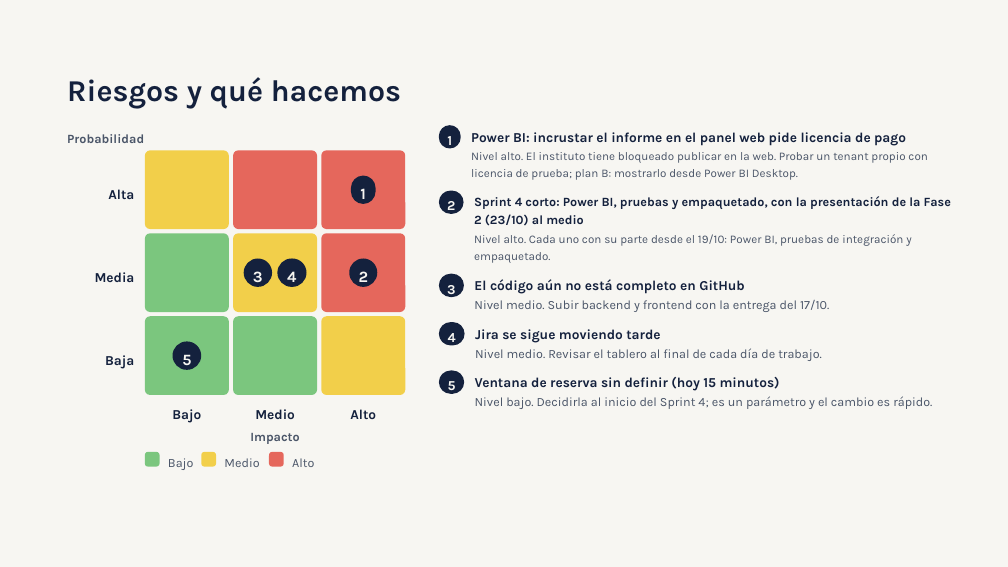
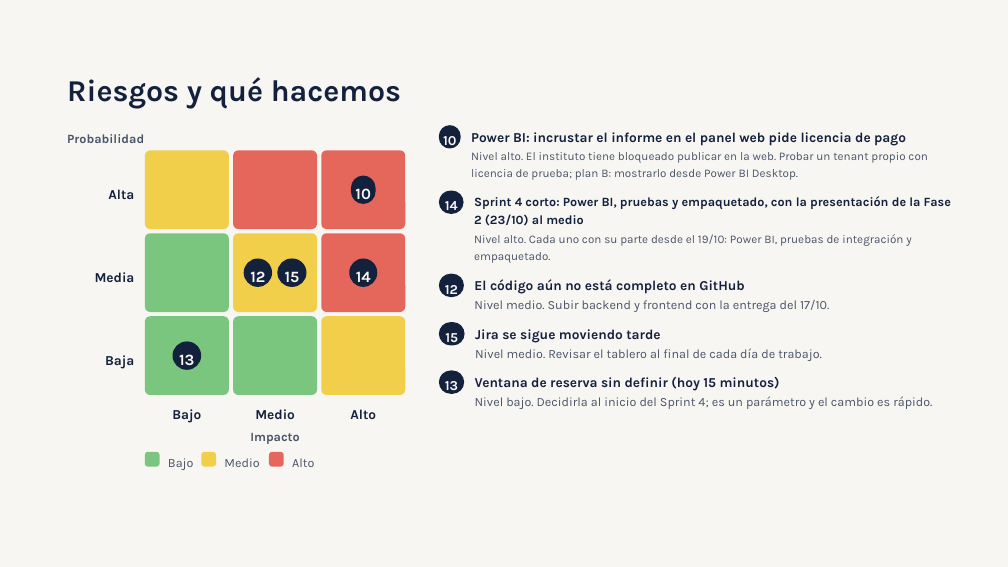
Before and after one commit to CarlosFRS24/Capstone_011V_Grupo_06, a slide deck: slide 7 of Fase 2/Seguimiento Semanal/Seguimiento semanal 16_10_26.pptx. Drawn at 1008x567 pixels with LibreOffice and Linux fonts; fonts in the diff are those of the drawing. Boxes give left, top, right and bottom in pixels: in the first picture for what was removed or moved away, otherwise in the second. Text is boxed around its words. In the diff, an @@ line names an element or a change of style, - is before the commit and + after.

Commit message:
Cierre del Sprint 4, Correción de Riesgos en pptx de seguimiento semanal

```diff
--- a/Fase 2/Seguimiento Semanal/Seguimiento semanal 16_10_26.pptx
+++ b/Fase 2/Seguimiento Semanal/Seguimiento semanal 16_10_26.pptx
@@ text in freeform shape at [443,136,456,149]: text changed @@
-1
+10
@@ text in freeform shape at [355,188,371,205]: text changed @@
-1
+10
@@ text in freeform shape at [445,201,458,215]: text changed @@
-2
+14
@@ text in freeform shape at [250,271,265,288]: text changed @@
-3
+12
@@ text in freeform shape at [285,271,300,288]: text changed @@
-4
+15
@@ text in freeform shape at [356,271,371,288]: text changed @@
-2
+14
@@ text in freeform shape at [445,285,458,298]: text changed @@
-3
+12
@@ text in freeform shape at [179,354,194,370]: text changed @@
-5
+13
@@ text in freeform shape at [445,333,458,346]: text changed @@
-4
+15
@@ text in freeform shape at [445,381,458,395]: text changed @@
-5
+13
```
Also in this commit, not shown: 50 other files.
